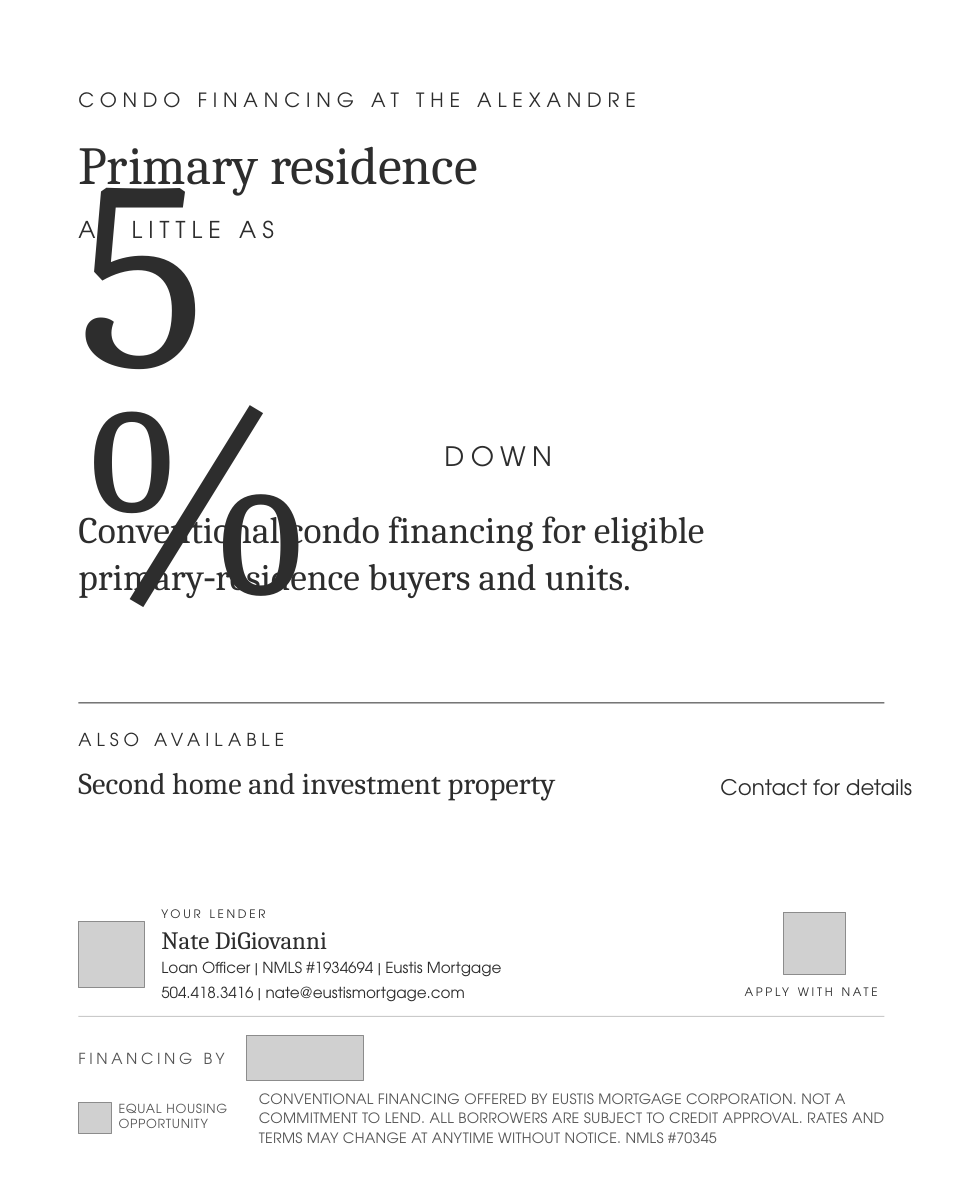
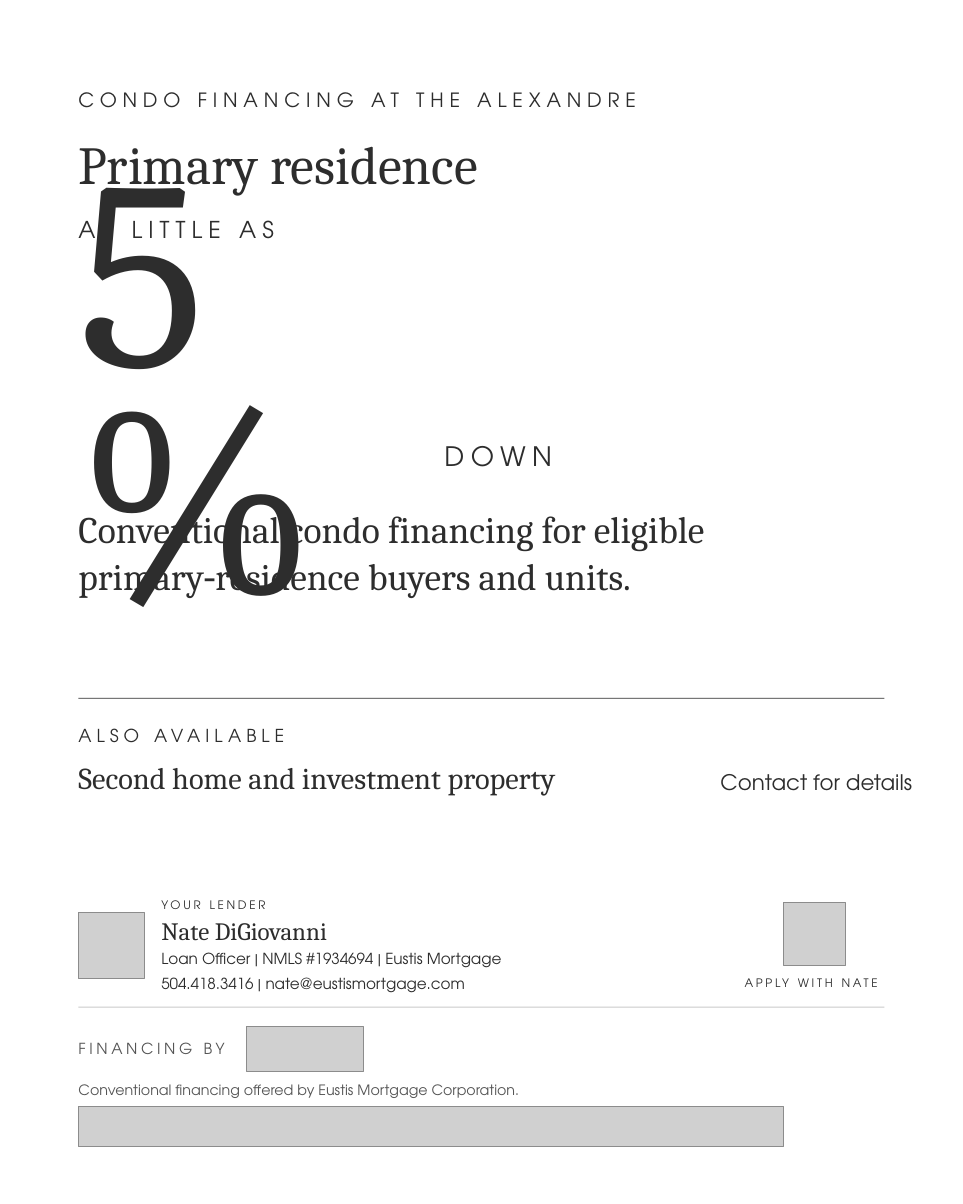
Before and after one commit to Heatherg19/test, a slide deck: slide 2 of alx/The-Alexandre-Carousel.pptx. Drawn at 963x1204 pixels with LibreOffice and Linux fonts; fonts in the diff are those of the drawing; grey boxes stand for pictures. Boxes give left, top, right and bottom in pixels: in the first picture for what was removed or moved away, otherwise in the second. Text is boxed around its words. In the diff, an @@ line names an element or a change of style, - is before the commit and + after.

```diff
--- a/alx/The-Alexandre-Carousel.pptx
+++ b/alx/The-Alexandre-Carousel.pptx
@@ 3 texts, 1 rectangle: place and size @@
-3 texts, 1 rectangle at bbox=[78, 703, 912, 800]
+3 texts, 1 rectangle at bbox=[78, 698, 912, 796]
@@ 6 texts, 3 pictures, 2 rectangles: place and size @@
-6 texts, 3 pictures, 2 rectangles at bbox=[78, 908, 916, 1080]
+6 texts, 3 pictures, 2 rectangles at bbox=[78, 899, 916, 1071]
@@ text added at bbox=[78, 1084, 520, 1098], 12 pt, text #555555 @@
+Conventional financing offered by Eustis Mortgage Corporation.
@@ picture removed at bbox=[79, 1103, 112, 1132] @@
@@ picture added at bbox=[79, 1106, 784, 1146] @@
@@ text removed at bbox=[119, 1103, 227, 1128] @@
-EQUAL HOUSING
-OPPORTUNITY
@@ text removed at bbox=[259, 1093, 884, 1143] @@
-CONVENTIONAL FINANCING OFFERED BY EUSTIS MORTGAGE CORPORATION. NOT A COMMITMENT TO LEND. ALL BORROWERS ARE SUBJECT TO CREDIT APPROVAL. RATES AND TERMS MAY CHANGE AT ANYTIME WITHOUT NOTICE. NMLS #70345
```
Also in this commit, not shown: 3 other slides changed, 4 other files.
